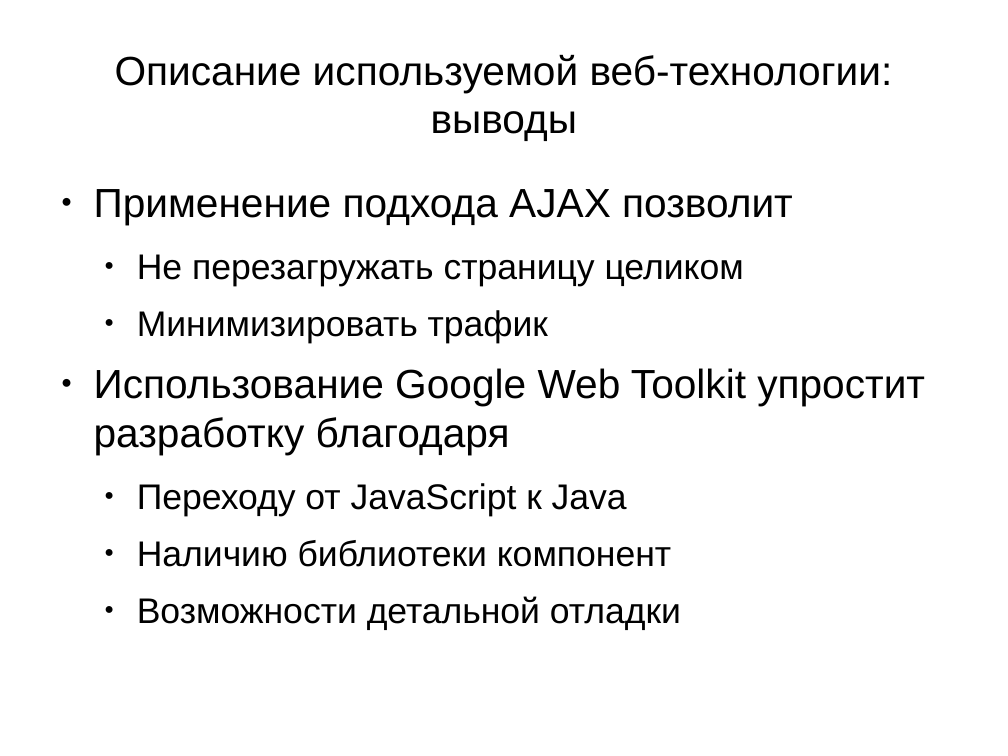
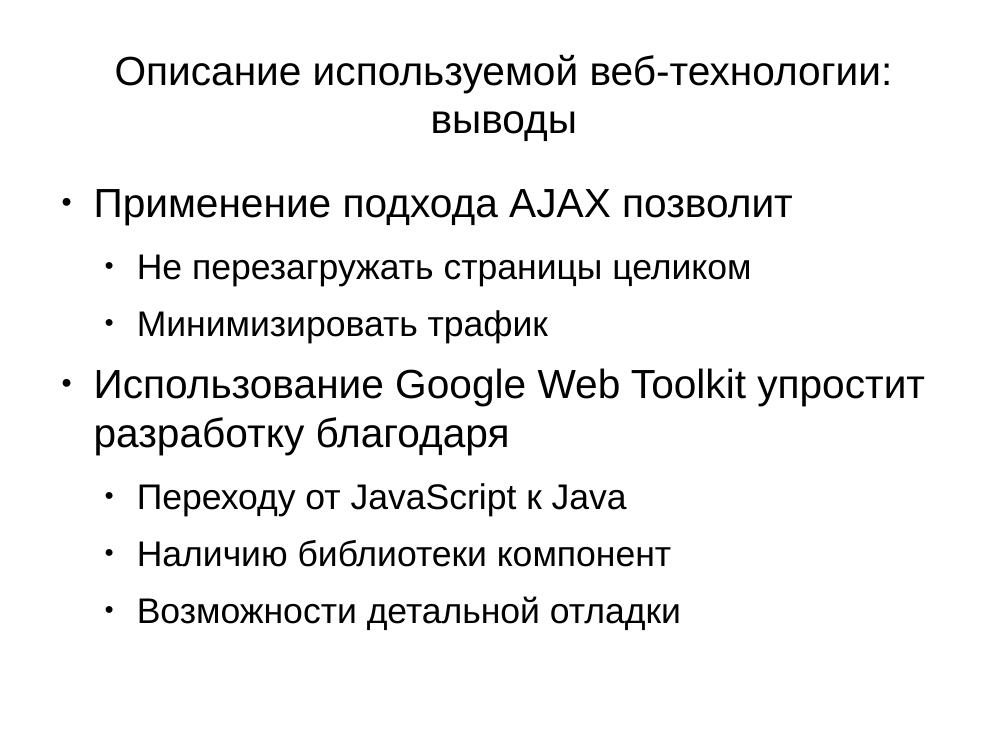
Before and after one commit to aeremenok/a-team-777, a slide deck: slide 7 of diploma/eav/diploma/demo.odp (slide 6 before the commit). Drawn at 1008x756 pixels with LibreOffice and Linux fonts; fonts in the diff are those of the drawing. Boxes give left, top, right and bottom in pixels: in the first picture for what was removed or moved away, otherwise in the second. Text is boxed around its words. In the diff, an @@ line names an element or a change of style, - is before the commit and + after.

```diff
--- a/diploma/eav/diploma/demo.odp
+++ b/diploma/eav/diploma/demo.odp
@@ text at [137,254,751,286]: text changed @@
-  ● Не перезагружать страницу целиком
+  ● Не перезагружать страницы целиком
```
Also in this commit, not shown: 2 other slides changed, 1 slide added.
